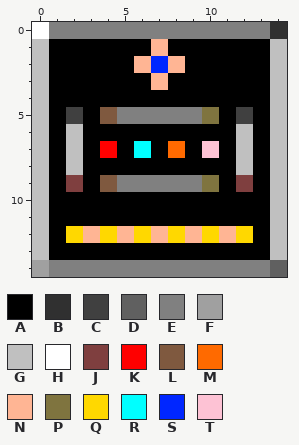
Pixel-art sprite, stored at bin/level1.png. This is how it looked before the edit.
The file is 15x15 pixels.
Palette (. is transparent): A #000000  B #303030  C #404040  D #606060  E #808080  F #a0a0a0  G #c0c0c0  H #ffffff  J #7f3f3f  K #ff0000  L #7f593f  M #ff6a00  N #ffb594  P #7f743f  Q #ffd800  R #00ffff  S #0026ff  T #fdc2d4
Pixels before, first column x 0:
 0 HEEEEEEEEEEEEEB
 1 GAAAAAANAAAAAAG
 2 GAAAAANSNAAAAAG
 3 GAAAAAANAAAAAAG
 4 GAAAAAAAAAAAAAG
 5 GACALEEEEEPACAG
 6 GAGAAAAAAAAAGAG
 7 GAGAKARAMATAGAG
 8 GAGAAAAAAAAAGAG
 9 GAJALEEEEEPAJAG
10 GAAAAAAAAAAAAAG
11 GAAAAAAAAAAAAAG
12 GAQNQNQNQNQNQAG
13 GAAAAAAAAAAAAAG
14 FEEEEEEEEEEEEED
New version:
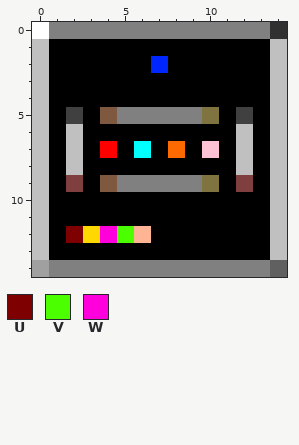
Colours new in this view: U #7f0000  V #4cff00  W #ff00dc
Changes in this commit:
Changed rows in their new state; - is an unchanged pixel.
first column x 6:
 1 -A-
 2 A-A
 3 -A-
first column x 2:
12 UQWVNAAAAAA
Where, in picture pixels (left, top, right, bottom), the same in both pictures:
changed: (134, 39, 185, 90)
changed: (66, 226, 253, 243)
